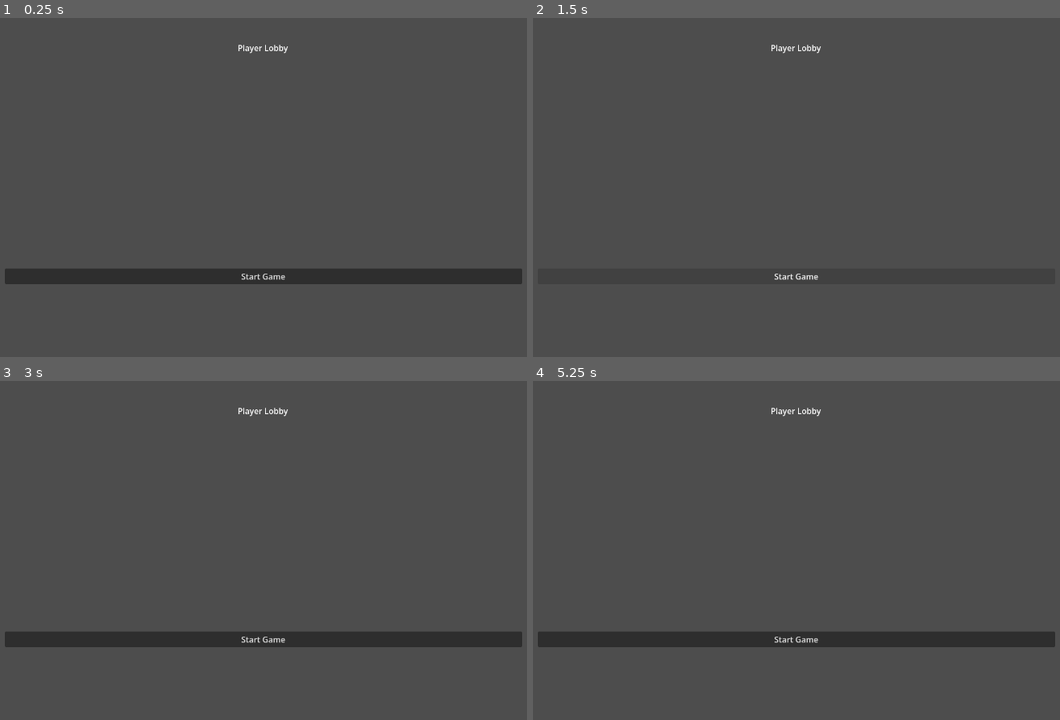
Above: before the commit, frames 1-4 (two rows, left to right).
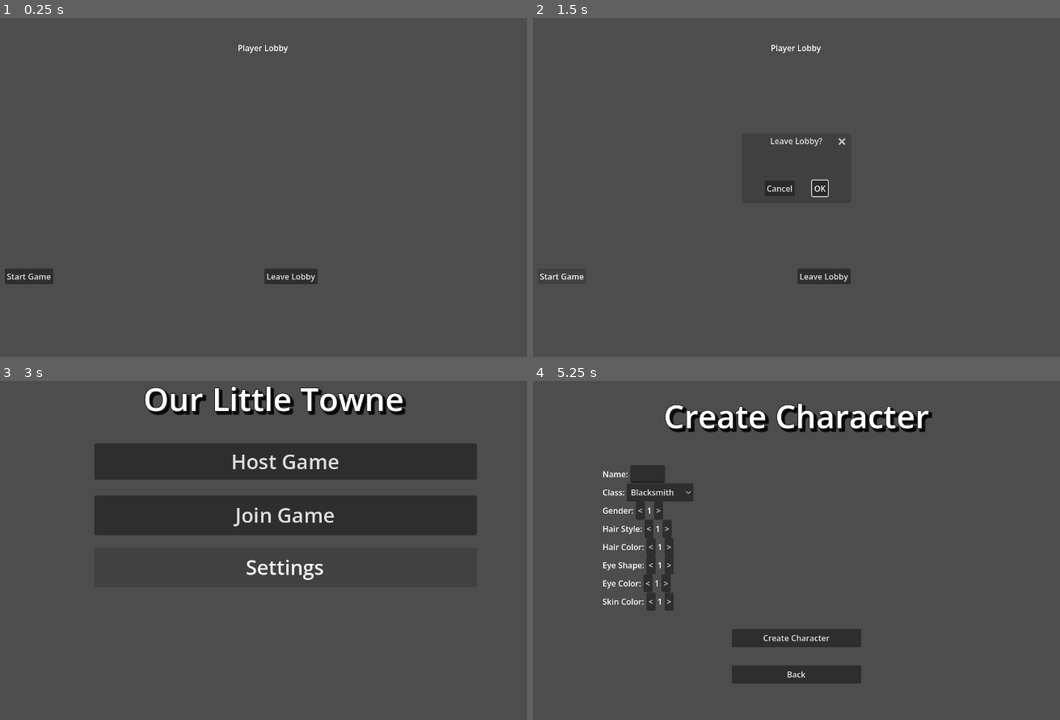
Above: after the commit, the same moments.

Repository: Miller-Nerd/our-little-towne
Game: Godot game, scene res://lobby.tscn
Same seed, same stepped clock (60 frames per second), same inputs: the game is played once before the commit and once after it. This scene is started directly instead of the project's main scene.
Inputs (mouse positions are in pixels of both pictures, inside the frame that each line leads up to):
- Up to frame 1 (0.25 s): no input
- Up to frame 2 (1.5 s): click (822, 275) at 0.5 s, where only the run after the commit has a clickable "Leave Lobby"; click "Start Game" at 1.25 s
- Up to frame 3 (3 s): click "Start Game" at 2 s; click (284, 550) at 2.75 s, where only the run after the commit has a clickable "OK"
- Up to frame 4 (5.25 s): click (796, 638) at 3.5 s, where only the run before the commit has a clickable "Start Game"; click (817, 462) at 4.25 s, where only the run after the commit has a clickable "Host Game"; click (622, 455) at 5 s, where only the run after the commit has a clickable "Create Character"

The runs differ from the first frame. In frame 1, 3.7% of the frame differs, in the area x 1-100%, y 73-79%; in frame 2, 0.7%; in frame 3, 23%, in the area x 0-100%, y 1-79%; in frame 4, 9.8%.

Commit message:
Lobby back button

Diff:
--- a/lobby.gd
+++ b/lobby.gd
@@ -24,9 +24,19 @@
 	update_lobby_display()
 
 	# Connect the start game button
-	var start_button = get_node("LobbyContainer/StartGameButton")
+	var start_button = get_node("LobbyContainer/ButtonRow/StartGameButton")
 	if start_button:
 		start_button.connect("pressed", Callable(self, "_on_start_game_pressed"))
+
+	# Connect the leave lobby button
+	var leave_button = get_node("LobbyContainer/ButtonRow/LeaveLobbyButton")
+	if leave_button:
+		leave_button.connect("pressed", Callable(self, "_on_leave_lobby_pressed"))
+
+	# Connect the confirmation dialog
+	var confirm_dialog = get_node("LeaveConfirmDialog")
+	if confirm_dialog:
+		confirm_dialog.connect("confirmed", Callable(self, "_on_confirm_leave"))
 
 	# Check if we have character data from connection attempt
 	var character_data = get_tree().get_meta("player_character_data", null)
@@ -81,3 +91,21 @@
 
 func set_my_ready(is_ready):
 	network_manager.set_player_ready(my_player_id, is_ready)
+
+func _on_leave_lobby_pressed():
+	var confirm_dialog = get_node("LeaveConfirmDialog")
+	if confirm_dialog:
+		confirm_dialog.popup_centered()
+
+func _on_confirm_leave():
+	print("Leaving lobby...")
+
+	# Remove self from lobby if server knows about us
+	if network_manager.has_player_in_lobby(my_player_id):
+		network_manager.remove_player_from_lobby(my_player_id)
+
+	# Clean up network connection
+	network_manager.cleanup()
+
+	# Return to main menu
+	get_tree().change_scene_to_file("res://main_menu.tscn")
--- a/lobby.tscn
+++ b/lobby.tscn
@@ -215,10 +215,28 @@
 horizontal_alignment = 1
 vertical_alignment = 1
 
-[node name="StartGameButton" type="Button" parent="LobbyContainer" unique_id=1377557787]
+[node name="ButtonRow" type="HBoxContainer" parent="LobbyContainer" unique_id=2000000001]
 layout_mode = 0
-anchor_left = 0.5
+anchors_preset = 15
+anchor_left = 0.3
 anchor_top = 0.9
-anchor_right = 0.5
+anchor_right = 0.7
 anchor_bottom = 1.0
+offset_left = 0.0
+offset_top = 0.0
+offset_right = 0.0
+offset_bottom = 0.0
+
+[node name="StartGameButton" type="Button" parent="LobbyContainer/ButtonRow" unique_id=1377557787]
+layout_mode = 2
+size_flags_horizontal = 2
 text = "Start Game"
+
+[node name="LeaveLobbyButton" type="Button" parent="LobbyContainer/ButtonRow" unique_id=2000000002]
+layout_mode = 2
+size_flags_horizontal = 2
+text = "Leave Lobby"
+
+[node name="LeaveConfirmDialog" type="ConfirmationDialog" parent="." unique_id=2000000003]
+title = "Leave Lobby?"
+text = "Are you sure you want to leave the lobby? You will be disconnected from this game session."
Not shown: 1 places in character_select.tscn that only renumber resources
